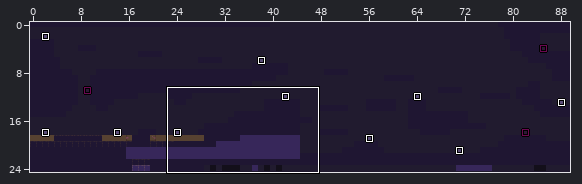
LDtk project: Assets/World.ldtk. The first picture is a wide view before the edit; the outline marks the close-up.
Close-up. Before the commit:
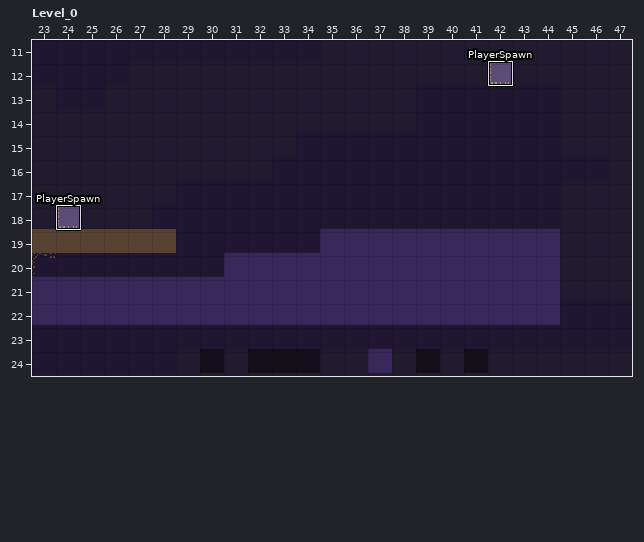
Cells are 16x16 px. Shown: Level_0 x 23..47, y 11..24. The commit also changed other parts of the map, which this record leaves out.
The result:
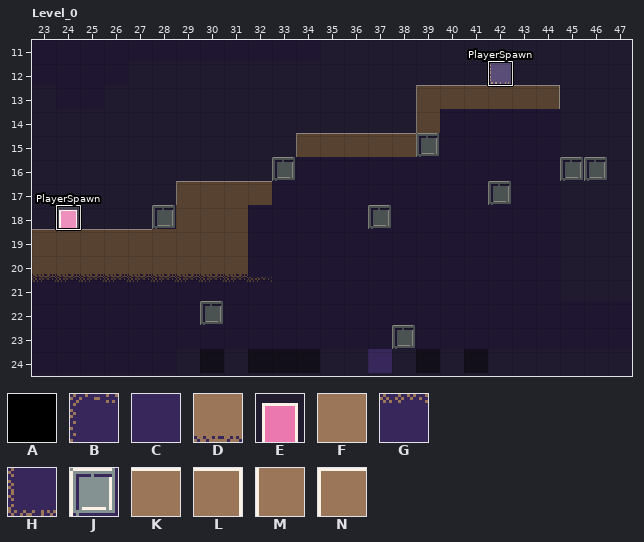
Key: from "Collision": A 1 "Solid"; from "Tileset": B 1, C 3, D 11, E 12, F 13, G 14, H 15, J 22, K 23, L 24, M 28, N 30.
_ is an empty cell.
Diff:
Layer "Tiles":
y 13: x 39..44 CCCCCC -> NKKKKL
y 14: x 39 C -> M
y 15: x 34..39 CCCCCC -> NKKKKJ
y 16: x 33 C -> J; x 45..46 CC -> JJ
y 17: x 29..32 CCCC -> NKKK; x 42 C -> J
y 18: x 24 H -> E; x 28..31 CCCC -> JFFF; x 37 C -> J
y 19: x 23 F -> K; x 25..27 FFF -> KKK; x 29..31 CCC -> FFF
y 20: x 23..31 BCCCCCCCC -> DDDDDDDDD
y 21: x 23..32 CCCCCCCCCC -> GGGGGGGGGG
y 22: x 30 C -> J
y 23: x 38 C -> J
Layer "Collision":
y 19: x 35..44 __________ -> AAAAAAAAAA
y 20: x 31..44 ______________ -> AAAAAAAAAAAAAA
y 21..22: x 23..44 ______________________ -> AAAAAAAAAAAAAAAAAAAAAA
Changed places in both close-ups, as pixel boxes (x1, y1, x2, y2):
changed: (32, 85, 560, 349)
changed: (560, 157, 607, 181)
